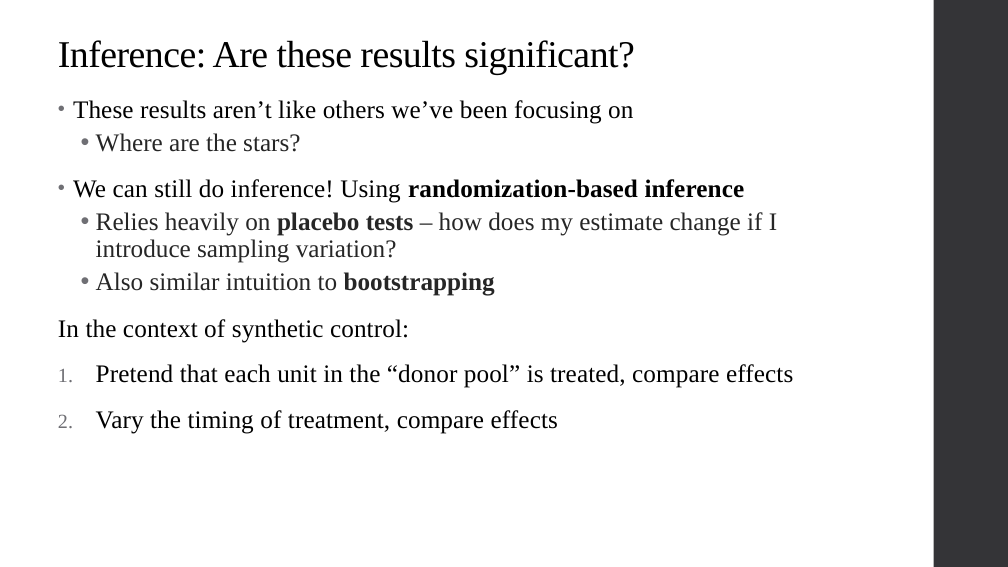
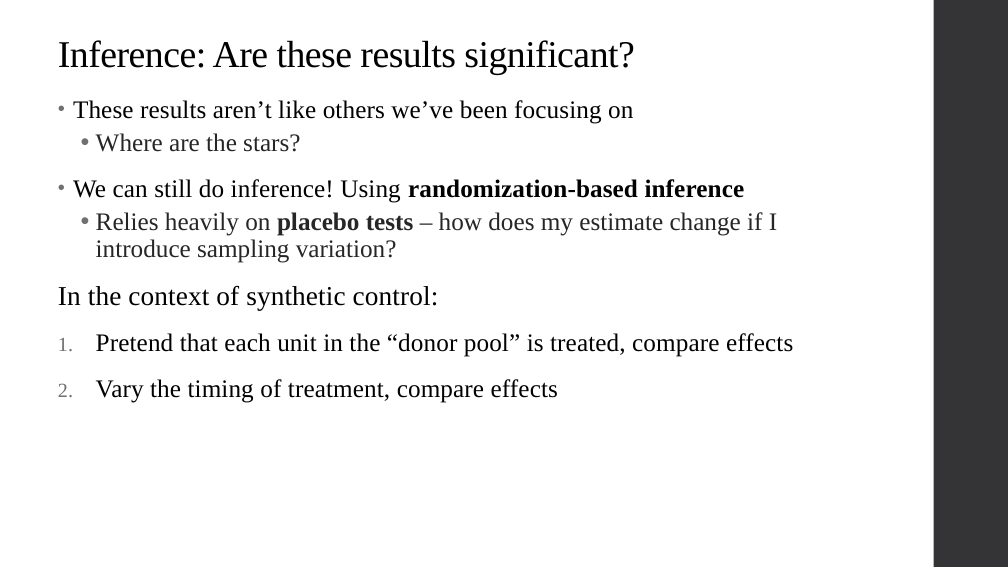
Before and after one commit to qiufei/fork-HAD5744, a slide deck: slide 20 of Lecture10_SyntheticControl_QuantileRegression/Lecture10_SyntheticControl_QuantileRegression.pptx (slide 19 before the commit). Drawn at 1008x567 pixels with LibreOffice and Linux fonts; fonts in the diff are those of the drawing. Boxes give left, top, right and bottom in pixels: in the first picture for what was removed or moved away, otherwise in the second. Text is boxed around its words. In the diff, an @@ line names an element or a change of style, - is before the commit and + after.

```diff
--- a/Lecture10_SyntheticControl_QuantileRegression/Lecture10_SyntheticControl_QuantileRegression.pptx
+++ b/Lecture10_SyntheticControl_QuantileRegression/Lecture10_SyntheticControl_QuantileRegression.pptx
@@ text at [58,285,439,310]: size 24 to 26 pt in "In the context of synthetic control:" @@
@@ text at [96,272,495,296]: paragraph removed @@
-  • Also similar intuition to bootstrapping
```
Also in this commit, not shown: 6 other slides changed, 7 slides added.
